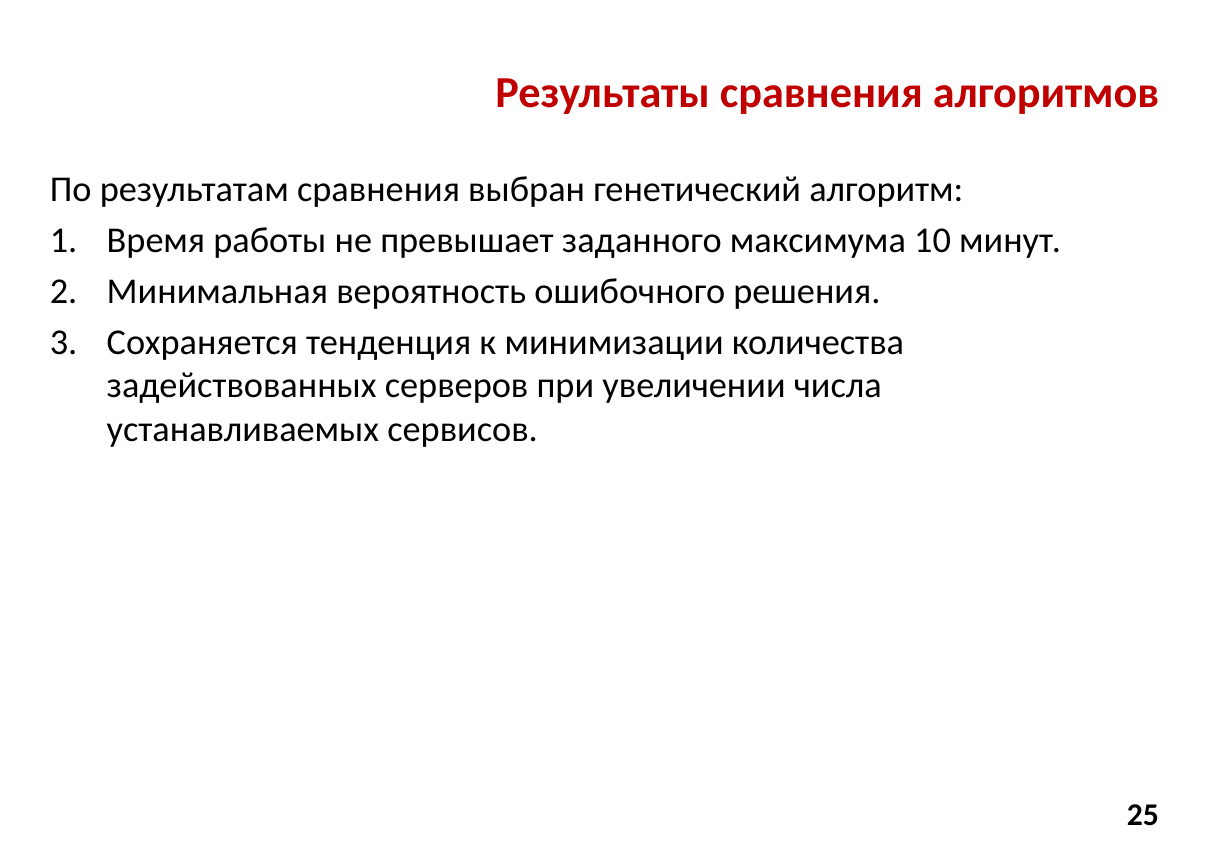
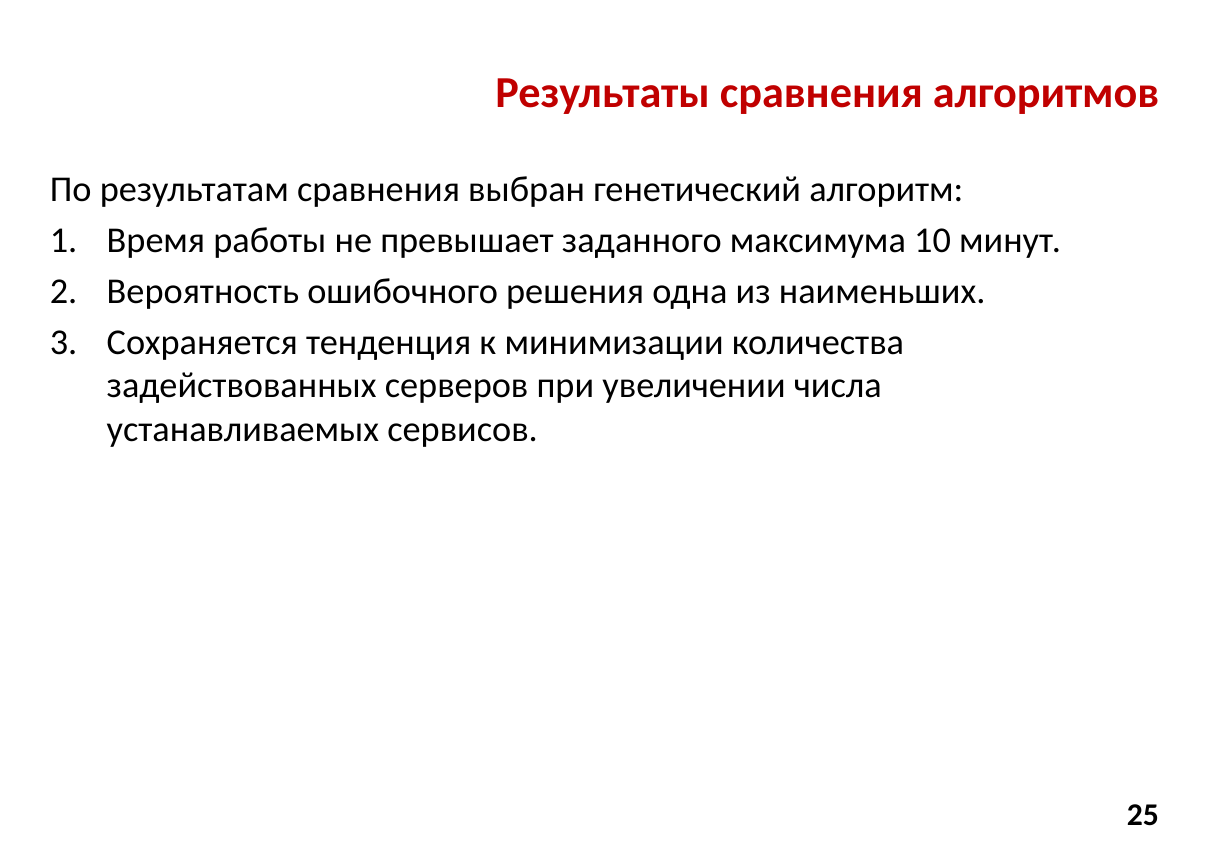
Before and after one commit to Alex-made/diplom, a slide deck: slide 25 of Презентация/Презентация диплома.pptx. Drawn at 1232x853 pixels with LibreOffice and Linux fonts; fonts in the diff are those of the drawing; background and template pictures are left out. Boxes give left, top, right and bottom in pixels: in the first picture for what was removed or moved away, otherwise in the second. Text is boxed around its words. In the diff, an @@ line names an element or a change of style, - is before the commit and + after.

```diff
--- a/Презентация/Презентация диплома.pptx
+++ b/Презентация/Презентация диплома.pptx
@@ text at (107,278,985,309): text changed @@
-2. Минимальная вероятность ошибочного решения.
+2. Вероятность ошибочного решения одна из наименьших.
```
Also in this commit, not shown: 2 other slides changed, 6 other files.
